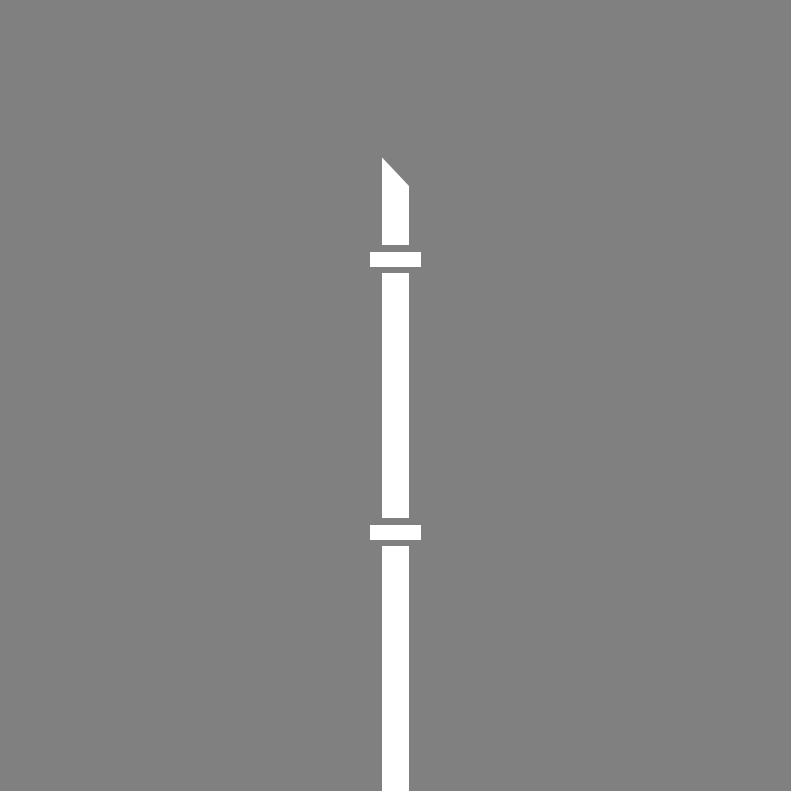
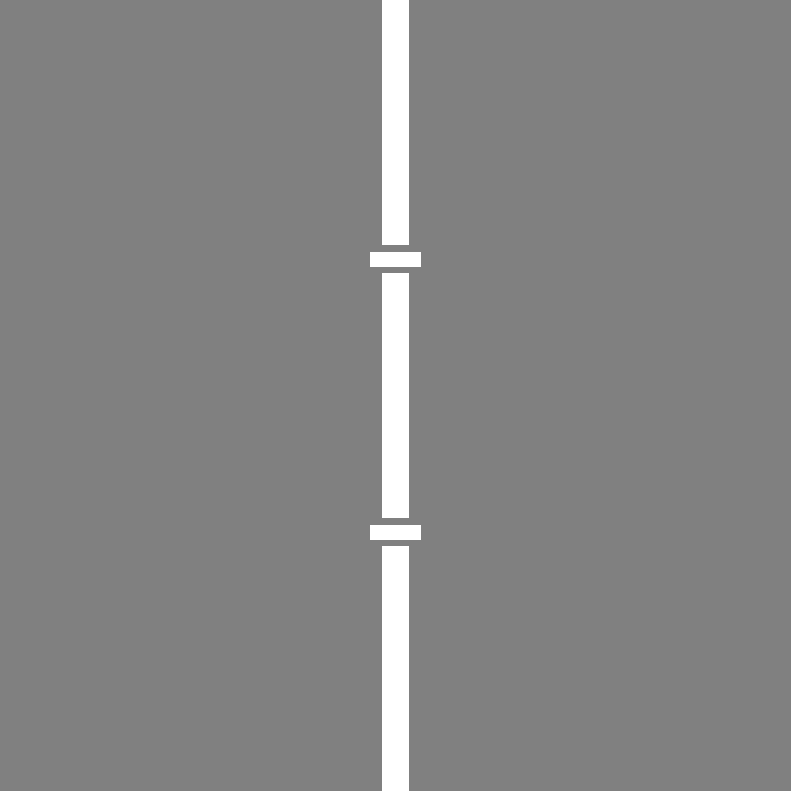
Layered file, before and after one edit (791px x 791px). Changes by layer:
painted on "图层 1", unmasked it over [382, 0, 409, 186]
